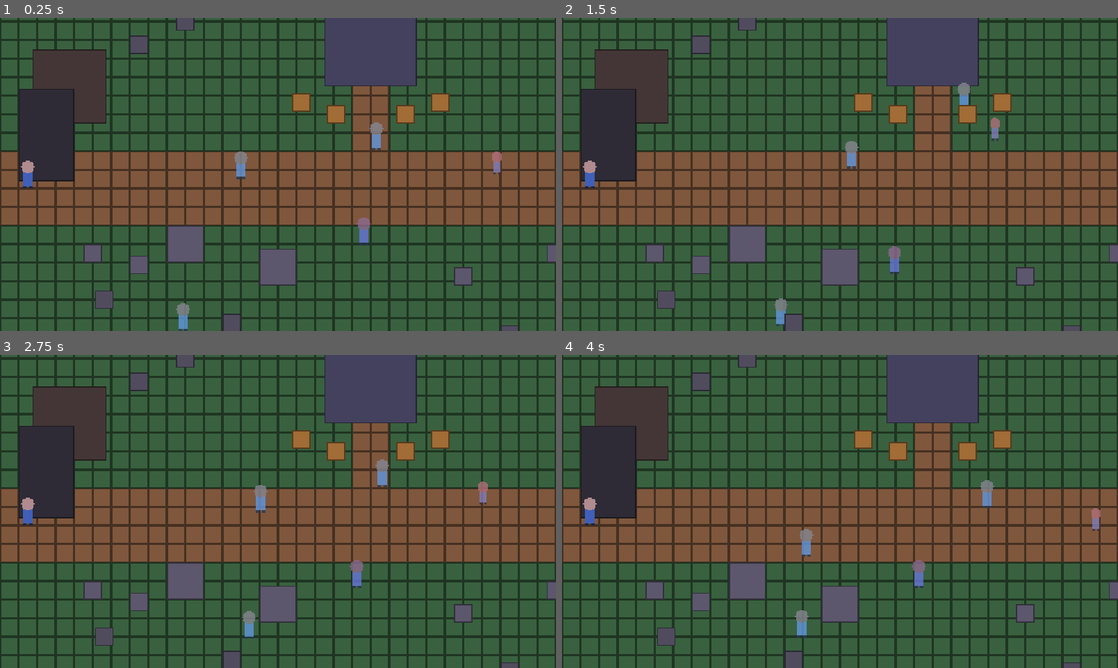
Above: before the commit, frames 1-4 (two rows, left to right).
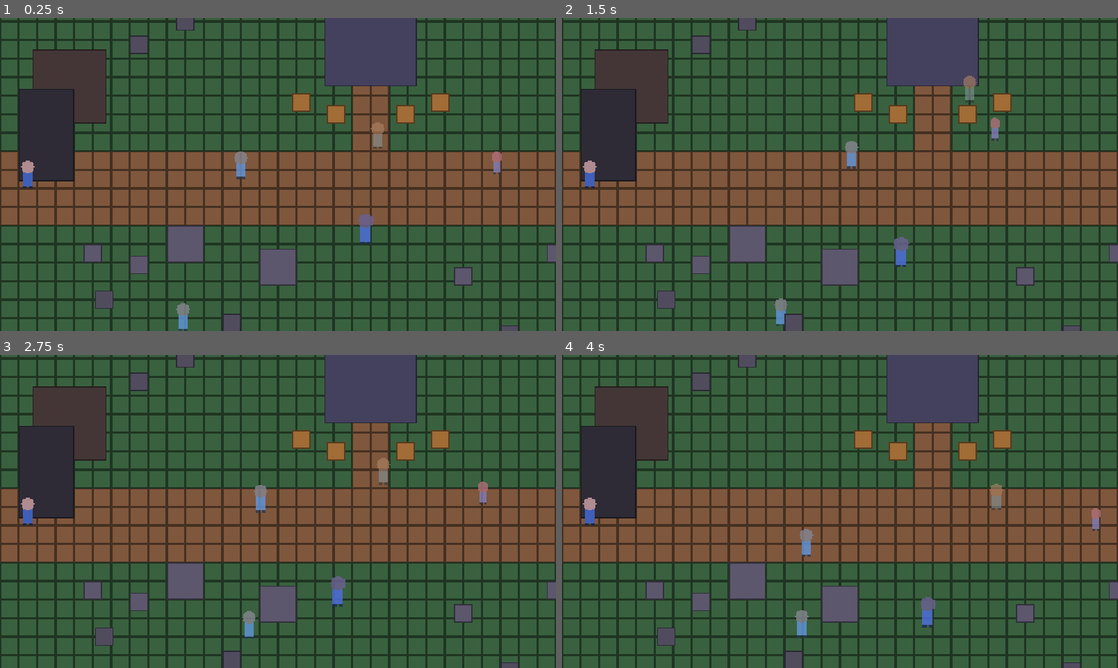
Above: after the commit, the same moments.

Repository: DoctorStrangeSH/ECHOES-OF-THE-VEIL
Game: Godot game, scene res://scenes/locations/abbey_ruins.tscn
The game is run twice, just before and just after one commit, with the same random seed, the same clock (stepped at 60 frames per second) and the same inputs. This scene is started directly instead of the project's main scene.
Inputs (mouse positions are in pixels of both pictures, inside the frame that each line leads up to):
- Up to frame 1 (0.25 s): no input
- Up to frame 2 (1.5 s): tap Enter (ui_accept) at 0.5, 0.77 s; move the mouse to (962, 158) at 0.52 s; hold D (move_right) 0.53-1.28 s; hold J (attack) 0.53-1.28 s; click (962, 158) at 0.67 s; tap K (dodge) at 0.8, 1.35 s; move the mouse to (728, 190) at 1.27 s; hold S (move_down) from 1.28 s (still down)
- Up to frame 3 (2.75 s): tap Enter (ui_accept) at 1.52 s; tap T (wait) at 1.55 s; move the mouse to (333, 442) at 2.02 s; release S (move_down) at 2.03 s; hold D (move_right) from 2.03 s (still down); hold T (wait) from 2.03 s (still down); tap J (attack) at 2.3 s
- Up to frame 4 (4 s): move the mouse to (812, 574) at 2.77 s; release D (move_right) at 2.78 s; release T (wait) at 2.78 s; hold W (move_up) 2.78-3.53 s; tap Q (ability) at 2.85 s; click (812, 574) at 2.92 s; tap Enter (ui_accept) at 3.02, 3.77 s; tap K (dodge) at 3.05 s; move the mouse to (1006, 558) at 3.52 s; hold A (move_left) from 3.53 s (still down); hold J (attack) from 3.53 s (still down); tap T (wait) at 3.8 s

The runs differ from the first frame. In frame 1, 0.3% of the frame differs, in the area x 64-70%, y 33-73%; in frame 2, 0.5%; in frame 3, 0.5%; in frame 4, 0.6%, in the area x 62-80%, y 40-88%.

Commit message:
R4b: five new kinds of echo, behaviour traits as data
Warden (guard), Doubled (split), Flicker (blink), Caller (summon) and
Sitter (mend, resists the Lantern Flash). Traits combine in enemies.json;
a toast teaches each kind on first sight. Placed in the Salt Tunnels, the
abbey, the Drowned Ford and expedition pools.

Co-Authored-By: Claude Opus 5.5 <noreply@anthropic.com>
Claude-Session: https://claude.ai/code/session_01MWkFZ7Z2CbQkcrDH1rQ54Y

Diff:
--- a/data/enemies/enemies.json
+++ b/data/enemies/enemies.json
@@ -1,6 +1,174 @@
 {
- "_doc": "Echo enemy variants used by EchoEnemy (scenes set  …(160 unchanged characters)…  of lunging. Add more in enemies_*.json.",
- "hollow": {"name": "ENEMY_HOLLOW", "max_health": 3, "move_speed": 34, "chase_speed": 52, "lunge_speed": 190, "windup_time": 0.55, "attack_range": 26, "scale": 1.0, "tint": [0.75, 0.95, 1.0, 0.82], "resonance": 2, "damage": 1},
- "clinger": {"name": "ENEMY_CLINGER", "max_health": 1, "move_speed": 50, "chase_speed": 78, "lunge_speed": 230, "windup_time": 0.3, "attack_range": 22, "scale": 0.8, "tint": [1.0, 0.8, 0.85, 0.8], "resonance": 1, "damage": 1},
- "wailer": {"name": "ENEMY_WAILER", "max_health": 2, "move_speed": 30, "chase_speed": 40, "lunge_speed": 0, "windup_time": 0.7, "attack_range": 110, "scale": 1.0, "tint": [0.8, 0.75, 1.0, 0.8], "resonance": 2, "damage": 1, "ranged": true}
+ "_doc": "Echo enemy variants used by EchoEnemy (scenes set  …(160 unchanged characters)…  of lunging. Add more in enemies_*.json. Traits (R4b): guard (frontal block of light hits), split {variant,count}, blink (steps behind the player), summon {variant,every,max}, mend {every,radius,amount}, resist_stun.",
+ "hollow": {
+  "name": "ENEMY_HOLLOW",
+  "max_health": 3,
+  "move_speed": 34,
+  "chase_speed": 52,
+  "lunge_speed": 190,
+  "windup_time": 0.55,
+  "attack_range": 26,
+  "scale": 1.0,
+  "tint": [
+   0.75,
+   0.95,
+   1.0,
+   0.82
+  ],
+  "resonance": 2,
+  "damage": 1
+ },
+ "clinger": {
+  "name": "ENEMY_CLINGER",
+  "max_health": 1,
+  "move_speed": 50,
+  "chase_speed": 78,
+  "lunge_speed": 230,
+  "windup_time": 0.3,
+  "attack_range": 22,
+  "scale": 0.8,
+  "tint": [
+   1.0,
+   0.8,
+   0.85,
+   0.8
+  ],
+  "resonance": 1,
+  "damage": 1
+ },
+ "wailer": {
+  "name": "ENEMY_WAILER",
+  "max_health": 2,
+  "move_speed": 30,
+  "chase_speed": 40,
+  "lunge_speed": 0,
+  "windup_time": 0.7,
+  "attack_range": 110,
+  "scale": 1.0,
+  "tint": [
+   0.8,
+   0.75,
+   1.0,
+   0.8
+  ],
+  "resonance": 2,
+  "damage": 1,
+  "ranged": true
+ },
+ "warden": {
+  "name": "ENEMY_WARDEN",
+  "max_health": 5,
+  "move_speed": 26,
+  "chase_speed": 40,
+  "lunge_speed": 170,
+  "windup_time": 0.8,
+  "attack_range": 28,
+  "scale": 1.25,
+  "tint": [
+   0.7,
+   0.78,
+   0.9,
+   0.9
+  ],
+  "resonance": 4,
+  "damage": 2,
+  "guard": true,
+  "drop_chance": 0.2,
+  "hint": "ENEMY_WARDEN_HINT"
+ },
+ "doubled": {
+  "name": "ENEMY_DOUBLED",
+  "max_health": 3,
+  "move_speed": 36,
+  "chase_speed": 56,
+  "lunge_speed": 200,
+  "windup_time": 0.5,
+  "attack_range": 26,
+  "scale": 1.05,
+  "tint": [
+   0.95,
+   0.75,
+   1.0,
+   0.8
+  ],
+  "resonance": 2,
+  "damage": 1,
+  "split": {
+   "variant": "clinger",
+   "count": 2
+  },
+  "hint": "ENEMY_DOUBLED_HINT"
+ },
+ "flicker": {
+  "name": "ENEMY_FLICKER",
+  "max_health": 2,
+  "move_speed": 40,
+  "chase_speed": 55,
+  "lunge_speed": 220,
+  "windup_time": 0.5,
+  "attack_range": 70,
+  "scale": 0.95,
+  "tint": [
+   1.0,
+   0.95,
+   0.7,
+   0.6
+  ],
+  "resonance": 3,
+  "damage": 1,
+  "blink": true,
+  "hint": "ENEMY_FLICKER_HINT"
+ },
+ "caller": {
+  "name": "ENEMY_CALLER",
+  "max_health": 3,
+  "move_speed": 28,
+  "chase_speed": 36,
+  "lunge_speed": 0,
+  "windup_time": 0.9,
+  "attack_range": 120,
+  "scale": 1.0,
+  "tint": [
+   1.0,
+   0.85,
+   0.7,
+   0.8
+  ],
+  "resonance": 3,
+  "damage": 1,
+  "ranged": true,
+  "summon": {
+   "variant": "clinger",
+   "every": 6.0,
+   "max": 2
+  },
+  "sheet": "modern_exteriors/Modern_Exteriors_16x16/Character_Generator_Addons_16x16/Body_10_Ghost_Green_16x16.png",
+  "hint": "ENEMY_CALLER_HINT"
+ },
+ "mourner": {
+  "name": "ENEMY_MOURNER",
+  "max_health": 4,
+  "move_speed": 24,
+  "chase_speed": 34,
+  "lunge_speed": 160,
+  "windup_time": 0.75,
+  "attack_range": 26,
+  "scale": 1.1,
+  "tint": [
+   0.6,
+   0.7,
+   1.0,
+   0.85
+  ],
+  "resonance": 4,
+  "damage": 1,
+  "mend": {
+   "every": 4.0,
+   "radius": 90.0,
+   "amount": 1
+  },
+  "resist_stun": true,
+  "sheet": "modern_exteriors/Modern_Exteriors_16x16/Character_Generator_Addons_16x16/Body_10_Ghost_Green_16x16.png",
+  "hint": "ENEMY_MOURNER_HINT"
+ }
 }
--- a/data/expeditions/sites.json
+++ b/data/expeditions/sites.json
@@ -11,7 +11,8 @@
   ],
   "enemies": [
    "hollow",
-   "clinger"
+   "clinger",
+   "mourner"
   ],
   "rooms": [
    {
@@ -108,7 +109,8 @@
   ],
   "enemies": [
    "hollow",
-   "wailer"
+   "wailer",
+   "doubled"
   ],
   "rooms": [
    {
@@ -205,7 +207,8 @@
   ],
   "enemies": [
    "clinger",
-   "wailer"
+   "wailer",
+   "flicker"
   ],
   "rooms": [
    {
@@ -305,7 +308,9 @@
   "enemies": [
    "hollow",
    "wailer",
-   "clinger"
+   "clinger",
+   "warden",
+   "caller"
   ],
   "rooms": [
    {
--- /dev/null
+++ b/data/localization/r4_enemies.json
@@ -0,0 +1,46 @@
+{
+  "ENEMY_WARDEN": {
+    "en": "Warden",
+    "ru": "Страж"
+  },
+  "ENEMY_DOUBLED": {
+    "en": "Doubled",
+    "ru": "Двойник"
+  },
+  "ENEMY_FLICKER": {
+    "en": "Flicker",
+    "ru": "Мерцающий"
+  },
+  "ENEMY_CALLER": {
+    "en": "Caller",
+    "ru": "Зовущая"
+  },
+  "ENEMY_MOURNER": {
+    "en": "Sitter",
+    "ru": "Сиделка"
+  },
+  "ENEMY_WARDEN_HINT": {
+    "en": "light blows glance off its front. Strike from the side, from behind, or hard",
+    "ru": "лёгкие удары спереди отскакивают. Бейте сбоку, со спины или тяжёлым оружием"
+  },
+  "ENEMY_DOUBLED_HINT": {
+    "en": "it comes apart into two when it falls. Keep room to move",
+    "ru": "падая, распадается надвое. Оставьте себе место для манёвра"
+  },
+  "ENEMY_FLICKER_HINT": {
+    "en": "when it glows, it steps out of the air behind you. Dodge as the glow fades",
+    "ru": "когда засветится, шагнёт из воздуха вам за спину. Уходите рывком, как только свет погаснет"
+  },
+  "ENEMY_CALLER_HINT": {
+    "en": "it keeps calling small echoes to its side. Reach it first",
+    "ru": "всё время зовёт к себе мелких эхо. Сначала доберитесь до неё"
+  },
+  "ENEMY_MOURNER_HINT": {
+    "en": "it heals the echoes around it, and the Lantern Flash doesn't stop it. Finish it first",
+    "ru": "лечит эхо вокруг себя, и вспышка фонаря её не останавливает. Сначала — её"
+  },
+  "COMBAT_GUARDED": {
+    "en": "guarded",
+    "ru": "отбито"
+  }
+}
--- a/data/regions/abbey_ruins.json
+++ b/data/regions/abbey_ruins.json
@@ -483,7 +483,7 @@
    "id": "abbey_3",
    "x": 320,
    "y": 300,
-   "variant": "wailer"
+   "variant": "mourner"
   },
   {
    "kind": "enemy",
@@ -507,7 +507,7 @@
    "id": "abbey_6",
    "x": 320,
    "y": 230,
-   "variant": "hollow"
+   "variant": "flicker"
   },
   {
    "kind": "encounter",
--- a/data/regions/drowned_ford.json
+++ b/data/regions/drowned_ford.json
@@ -529,7 +529,7 @@
    "id": "ford_3",
    "x": 470,
    "y": 236,
-   "variant": "wailer"
+   "variant": "caller"
   },
   {
    "kind": "enemy",
@@ -537,7 +537,7 @@
    "id": "ford_4",
    "x": 560,
    "y": 262,
-   "variant": "hollow"
+   "variant": "doubled"
   },
   {
    "kind": "enemy",
--- a/data/regions/salt_gallery.json
+++ b/data/regions/salt_gallery.json
@@ -342,7 +342,7 @@
    "id": "salt_gal_2",
    "x": 260,
    "y": 180,
-   "variant": "hollow"
+   "variant": "flicker"
   },
   {
    "kind": "enemy",
--- a/data/regions/salt_stair.json
+++ b/data/regions/salt_stair.json
@@ -336,7 +336,7 @@
    "id": "salt_hub_2",
    "x": 140,
    "y": 170,
-   "variant": "hollow"
+   "variant": "doubled"
   },
   {
    "kind": "encounter",
--- a/data/regions/salt_tally.json
+++ b/data/regions/salt_tally.json
@@ -364,7 +364,7 @@
    "id": "salt_tal_1",
    "x": 200,
    "y": 160,
-   "variant": "hollow"
+   "variant": "warden"
   },
   {
    "kind": "enemy",
@@ -380,7 +380,7 @@
    "id": "salt_tal_3",
    "x": 400,
    "y": 190,
-   "variant": "wailer"
+   "variant": "caller"
   },
   {
    "kind": "enemy",
--- a/scenes/locations/abbey_ruins.tscn
+++ b/scenes/locations/abbey_ruins.tscn
@@ -291,7 +291,7 @@
 [node name="Echo3" parent="Entities" instance=ExtResource("12_enemy")]
 position = Vector2(320, 300)
 enemy_id = &"abbey_3"
-variant = "wailer"
+variant = "mourner"
 
 [node name="Echo4" parent="Entities" instance=ExtResource("12_enemy")]
 position = Vector2(150, 380)
@@ -306,7 +306,7 @@
 [node name="Echo6" parent="Entities" instance=ExtResource("12_enemy")]
 position = Vector2(320, 230)
 enemy_id = &"abbey_6"
-variant = "hollow"
+variant = "flicker"
 
 [node name="Encounter" type="Node" parent="."]
 script = ExtResource("13_encounter")
--- a/scenes/locations/drowned_ford.tscn
+++ b/scenes/locations/drowned_ford.tscn
@@ -624,12 +624,12 @@
 [node name="Echo3" parent="Entities" instance=ExtResource("12_enemy")]
 position = Vector2(470, 236)
 enemy_id = &"ford_3"
-variant = "wailer"
+variant = "caller"
 
 [node name="Echo4" parent="Entities" instance=ExtResource("12_enemy")]
 position = Vector2(560, 262)
 enemy_id = &"ford_4"
-variant = "hollow"
+variant = "doubled"
 
 [node name="Echo5" parent="Entities" instance=ExtResource("12_enemy")]
 position = Vector2(620, 360)
--- a/scenes/locations/salt_gallery.tscn
+++ b/scenes/locations/salt_gallery.tscn
@@ -227,7 +227,7 @@
 [node name="Echo2" parent="Entities" instance=ExtResource("12_enemy")]
 position = Vector2(260, 180)
 enemy_id = &"salt_gal_2"
-variant = "hollow"
+variant = "flicker"
 
 [node name="Echo3" parent="Entities" instance=ExtResource("12_enemy")]
 position = Vector2(150, 130)
--- a/scenes/locations/salt_stair.tscn
+++ b/scenes/locations/salt_stair.tscn
@@ -230,7 +230,7 @@
 [node name="Echo2" parent="Entities" instance=ExtResource("12_enemy")]
 position = Vector2(140, 170)
 enemy_id = &"salt_hub_2"
-variant = "hollow"
+variant = "doubled"
 
 [node name="Encounter" type="Node" parent="."]
 script = ExtResource("13_encounter")
--- a/scenes/locations/salt_tally.tscn
+++ b/scenes/locations/salt_tally.tscn
@@ -236,7 +236,7 @@
 [node name="Echo1" parent="Entities" instance=ExtResource("12_enemy")]
 position = Vector2(200, 160)
 enemy_id = &"salt_tal_1"
-variant = "hollow"
+variant = "warden"
 
 [node name="Echo2" parent="Entities" instance=ExtResource("12_enemy")]
 position = Vector2(320, 130)
@@ -246,7 +246,7 @@
 [node name="Echo3" parent="Entities" instance=ExtResource("12_enemy")]
 position = Vector2(400, 190)
 enemy_id = &"salt_tal_3"
-variant = "wailer"
+variant = "caller"
 
 [node name="Echo4" parent="Entities" instance=ExtResource("12_enemy")]
 position = Vector2(460, 160)
--- a/scripts/combat/combat_fx.gd
+++ b/scripts/combat/combat_fx.gd
@@ -21,10 +21,15 @@
 
 ## Rising number above a hit. `parent` should be the location (world space).
 static func damage_number(parent: Node, at: Vector2, amount: int, color: Color = Color(1, 0.95, 0.8)) -> void:
+	text_pop(parent, at, str(amount), color)
+
+
+## A short floating word above a spot (damage numbers, "guarded").
+static func text_pop(parent: Node, at: Vector2, text: String, color: Color = Color(1, 0.95, 0.8)) -> void:
 	if parent == null:
 		return
 	var l := Label.new()
-	l.text = str(amount)
+	l.text = text
 	l.add_theme_font_size_override("font_size", 8)
 	l.add_theme_color_override("font_color", color)
 	l.add_theme_color_override("font_outline_color", Color.BLACK)
--- a/scripts/combat/echo_enemy.gd
+++ b/scripts/combat/echo_enemy.gd
@@ -5,6 +5,14 @@
 ##   hollow  - steady melee lunger (3 HP)
 ##   clinger - small, fast, fragile, short wind-up (1 HP)
 ##   wailer  - keeps its distance and throws memory shards (2 HP)
+## Behaviour traits (R4b, D-083), any variant may combine them:
+##   guard         - turns aside light hits (damage 1) from the front; strike
+##                   from the side or behind, or hit hard
+##   split         - {"variant", "count"}: comes apart into smaller echoes
+##   blink         - ends its wind-up by stepping out of the air behind you
+##   summon        - {"variant", "every", "max"}: calls more echoes while it lives
+##   mend          - {"every", "radius", "amount"}: heals the echoes around it
+##   resist_stun   - the Lantern Flash does not stop it
 ## Readable state machine: drift -> chase -> wind-up (clear glow telegraph) ->
 ## lunge/shoot -> recover. Hit flash, knockback, stun from the Lantern Flash.
 ## Stays defeated once beaten (flag "defeated.<enemy_id>"). Drops Resonance.
@@ -28,6 +36,8 @@
 @export var recover_time: float = 0.6
 ## Chance to drop a consumable on defeat.
 @export var item_drop_chance: float = 0.12
+## -1: use the variant's resonance; spawned echoes (split, summon) drop none.
+var resonance_drop_override := -1
 
 var state: State = State.DRIFT
 var health: Health
@@ -43,6 +53,14 @@
 var _slow_until := 0.0
 var contact_damage := 1
 var sheet := SHEET
+var guard := false
+var split: Dictionary = {}
+var blink := false
+var summon: Dictionary = {}
+var mend: Dictionary = {}
+var resist_stun := false
+var _summoned: Array[EchoEnemy] = []
+var _trait_timer := 0.0
 
 var _timer := 0.0
 var _lunge_dir := Vector2.ZERO
@@ -87,6 +105,8 @@
 	hurt.add_child(_rect_shape(Vector2(12, 18), Vector2(0, -9)))
 	add_child(hurt)
 	hurt.hit.connect(_on_hit)
+	hurt.modifier = _modify_damage
+	hurt.blocked.connect(_on_blocked)
 
 	_hitbox = Hitbox.new()
 	_hitbox.team = &"enemy"
@@ -119,13 +139,20 @@
 	windup_time = float(v["windup_time"])
 	attack_range = float(v["attack_range"])
 	ranged = bool(v.get("ranged", false))
-	resonance_drop = int(v["resonance"])
+	resonance_drop = int(v["resonance"]) if resonance_drop_override < 0 else resonance_drop_override
 	var t: Array = v.get("tint", [1, 1, 1, 1])
 	base_tint = Color(float(t[0]), float(t[1]), float(t[2]), float(t[3]))
 	contact_damage = int(v.get("damage", 1))
 	sheet = String(v.get("sheet", SHEET))
 	item_drop_chance = float(v.get("drop_chance", item_drop_chance))
 	sprite.scale = Vector2.ONE * float(v["scale"])
+	guard = bool(v.get("guard", false))
+	split = v.get("split", {})
+	blink = bool(v.get("blink", false))
+	summon = v.get("summon", {})
+	mend = v.get("mend", {})
+	resist_stun = bool(v.get("resist_stun", false))
+	_trait_timer = float(summon.get("every", mend.get("every", 0.0))) * 0.5
 
 
 func _physics_process(delta: float) -> void:
@@ -138,6 +165,8 @@
 	var desired := Vector2.ZERO
 	var blocked := GameState.is_player_locked() or SceneFlow.is_transitioning
 
+	if state in [State.CHASE, State.RECOVER] and not blocked:
+		_tick_traits(delta)
 	match state:
 		State.DRIFT:
 			desired = _drift_dir * move_speed
@@ -145,6 +174,7 @@
 				_pick_drift()
 			if player != null and dist < sight_range and not blocked:
 				state = State.CHASE
+				_announce()
 		State.CHASE:
 			if player == null or dist > sight_range * 1.5 or blocked:
 				state = State.DRIFT
@@ -172,6 +202,8 @@
 					state = State.RECOVER
 					_timer = recover_time + 1.2
 				else:
+					if blink:
+						_blink_behind(player)
 					state = State.LUNGE
 					_timer = lunge_time
 					_hit_this_lunge = false
@@ -218,6 +250,9 @@
 func stun(seconds: float) -> void:
 	if state == State.DEAD:
 		return
+	if resist_stun:
+		_flash = 0.08
+		return
 	state = State.STUNNED
 	_timer = seconds
 	_hitbox.position = Vector2.ZERO
@@ -271,11 +306,18 @@
 	collision_mask = 0
 	if enemy_id != &"":
 		GameState.set_flag(StringName("defeated.%s" % enemy_id), true)
-	remove_from_group(&"echo_enemy")
+	if split.is_empty():
+		remove_from_group(&"echo_enemy")
+	else:
+		# Stay counted until the pieces are in the room, so an encounter
+		# does not clear between the two.
+		remove_from_group.call_deferred(&"echo_enemy")
 	Progression.add_xp(Progression.XP_ENEMY)
 	Party.note_kill()
 	Sfx.play(&"enemy_death")
 	_drop_rewards()
+	if not split.is_empty():
+		_split_apart()
 	var t := create_tween()
 	t.set_parallel(true)
 	t.tween_property(self, "modulate:a", 0.0, 0.6)
@@ -295,6 +337,114 @@
 		get_parent().add_child.call_deferred(mote)
 
 
+## The first time the player meets a new kind of echo, a line on how to
+## fight it (variants with a "hint").
+func _announce() -> void:
+	var v: Dictionary = variants().get(StringName(variant), {})
+	if not v.has("hint"):
+		return
+	var f := StringName("seen.enemy." + variant)
+	if GameState.has_flag(f):
+		return
+	GameState.set_flag(f, true)
+	EventHub.toast_requested.emit("%s: %s" % [tr(String(v.get("name", ""))), tr(String(v["hint"]))])
+
+
+## Guard: light hits from the side it faces glance off.
+func _modify_damage(damage: int, from_position: Vector2) -> int:
+	if not guard or damage >= 2 or state in [State.STUNNED, State.DEAD]:
+		return damage
+	var facing := _facing_vector()
+	var from := (from_position - global_position).normalized()
+	return 0 if from.dot(facing) > 0.35 else damage
+
+
+func _facing_vector() -> Vector2:
+	match _dir:
+		LayeredCharacterSprite.Dir.UP:
+			return Vector2.UP
+		LayeredCharacterSprite.Dir.LEFT:
+			return Vector2.LEFT
+		LayeredCharacterSprite.Dir.RIGHT:
+			return Vector2.RIGHT
+	return Vector2.DOWN
+
+
+func _on_blocked(from_position: Vector2) -> void:
+	_knockback = (global_position - from_position).normalized() * 40.0
+	_flash = 0.04
+	Sfx.play(&"stamp", 0.15, -6.0)
+	CombatFx.text_pop(get_parent(), global_position, tr("COMBAT_GUARDED"))
+
+
+func _tick_traits(delta: float) -> void:
+	if summon.is_empty() and mend.is_empty():
+		return
+	_trait_timer -= delta
+	if _trait_timer > 0.0:
+		return
+	if not summon.is_empty():
+		_trait_timer = float(summon.get("every", 6.0))
+		_summoned = _summoned.filter(func(e: EchoEnemy) -> bool: return is_instance_valid(e) and e.state != State.DEAD)
+		if _summoned.size() < int(summon.get("max", 2)):
+			var e := _spawn_echo(String(summon.get("variant", "clinger")), global_position + Vector2.from_angle(randf() * TAU) * 18.0)
+			if e != null:
+				_summoned.append(e)
+				Sfx.play(&"stamp_warn", 0.15, -8.0)
+	if not mend.is_empty():
+		_trait_timer = float(mend.get("every", 4.0))
+		var r := float(mend.get("radius", 90.0))
+		var healed := false
+		for n in get_tree().get_nodes_in_group(&"echo_enemy"):
+			var o := n as EchoEnemy
+			if o == self or o.health == null or o.health.is_dead():
+				continue
+			if o.global_position.distance_to(global_position) < r and o.health.health < o.health.max_health:
+				o.health.heal(int(mend.get("amount", 1)))
+				o._flash = 0.1
+				healed = true
+		if healed:
+			CombatFx.flash_ring(get_parent(), global_position, r, Color(0.6, 0.8, 1.0, 0.5))
+
+
+func _split_apart() -> void:
+	var n := int(split.get("count", 2))
+	for i in n:
+		var off := Vector2.from_angle(TAU * i / n + randf() * 0.5) * 14.0
+		var e := _spawn_echo(String(split.get("variant", "clinger")), global_position + off)
+		if e != null:
+			e._knockback = off.normalized() * 120.0
+
+
+func _spawn_echo(v: String, at: Vector2) -> EchoEnemy:
+	if get_parent() == null:
+		return null
+	var e: EchoEnemy = load("res://scenes/combat/echo_enemy.tscn").instantiate()
+	e.variant = v
+	e.resonance_drop_override = 0
+	e.position = (get_parent() as Node2D).to_local(at) if get_parent() is Node2D else at
+	get_parent().add_child.call_deferred(e)
+	return e
+
+
+## Blink: the wind-up ends with the echo stepping out of the air behind you.
+func _blink_behind(player: Node2D) -> void:
+	if player == null:
+		return
+	var away := (player.global_position - global_position).normalized()
+	var target := player.global_position + away * 26.0
+	var q := PhysicsPointQueryParameters2D.new()
+	q.position = target
+	q.collision_mask = 1
+	if not get_world_2d().direct_space_state.intersect_point(q, 1).is_empty():
+		return
+	CombatFx.flash_ring(get_parent(), global_position, 14.0, Color(1, 1, 0.8, 0.6))
+	global_position = target
+	_lunge_dir = (player.global_position - target).normalized()
+	_dir = LayeredCharacterSprite.dir_from_vector(_lunge_dir, _dir)
+	Sfx.play(&"dodge", 0.1, -6.0)
+
+
 static func _rect_shape(size: Vector2, offset: Vector2) -> CollisionShape2D:
 	var s := CollisionShape2D.new()
 	var r := RectangleShape2D.new()
--- a/scripts/combat/hurtbox.gd
+++ b/scripts/combat/hurtbox.gd
@@ -8,8 +8,12 @@
 @export var health_path: NodePath
 
 signal hit(damage: int, from_position: Vector2, knockback: float)
+## A hit that landed but did no damage (a guard turned it aside).
+signal blocked(from_position: Vector2)
 
 var health: Health
+## Optional (damage, from_position) -> int: the owner may reduce a hit.
+var modifier: Callable
 
 
 func _ready() -> void:
@@ -24,6 +28,11 @@
 func receive(damage: int, from_position: Vector2, knockback: float) -> bool:
 	if team == &"player":
 		damage = GameState.incoming_damage(damage)
+	if modifier.is_valid():
+		damage = int(modifier.call(damage, from_position))
+		if damage <= 0:
+			blocked.emit(from_position)
+			return true
 	if health != null and not health.take_damage(damage, from_position):
 		return false
 	hit.emit(damage, from_position, knockback)
--- a/tests/test_runner.gd
+++ b/tests/test_runner.gd
@@ -693,6 +693,66 @@
 
 
 # --- M7: campaign -------------------------------------------------------------------
+
+func test_echo_traits() -> void:
+	var scene := load("res://scenes/combat/echo_enemy.tscn") as PackedScene
+	var room := Node2D.new()
+	add_child(room)
+	# Guard: a light hit from the front glances off, from behind it lands.
+	var w := scene.instantiate() as EchoEnemy
+	w.variant = "warden"
+	room.add_child(w)
+	check(w.guard and w.max_health >= 5, "the Warden guards and is tough")
+	w._dir = LayeredCharacterSprite.Dir.DOWN
+	check(w._modify_damage(1, w.global_position + Vector2(0, 30)) == 0, "a light hit from the front is turned aside")
+	check(w._modify_damage(1, w.global_position + Vector2(0, -30)) == 1, "from behind it lands")
+	check(w._modify_damage(2, w.global_position + Vector2(0, 30)) == 2, "a heavy hit goes through the guard")
+	# Resist stun.
+	var m := scene.instantiate() as EchoEnemy
+	m.variant = "mourner"
+	m.position = Vector2(40, 0)
+	room.add_child(m)
+	m.stun(2.0)
+	check(m.state != EchoEnemy.State.STUNNED, "the Sitter ignores the Lantern Flash")
+	# Mend heals a hurt neighbour.
+	w.health.take_damage(2, Vector2.ZERO)
+	var before := w.health.health
+	m.state = EchoEnemy.State.CHASE
+	m._trait_timer = 0.0
+	m._tick_traits(0.1)
+	check(w.health.health == before + 1, "the Sitter mends the echoes around it")
+	# Split: a Doubled comes apart into two clingers that drop nothing.
+	var d := scene.instantiate() as EchoEnemy
+	d.variant = "doubled"
+	d.position = Vector2(-40, 0)
+	room.add_child(d)
+	var count := func() -> int:
+		var n := 0
+		for c in room.get_children():
+			if c is EchoEnemy and (c as EchoEnemy).variant == "clinger":
+				n += 1
+		return n
+	d.health.take_damage(99, Vector2.ZERO)
+	await get_tree().process_frame
+	await get_tree().process_frame
+	check(count.call() == 2, "the Doubled comes apart in two")
+	for c in room.get_children():
+		if c is EchoEnemy and (c as EchoEnemy).variant == "clinger":
+			check((c as EchoEnemy).resonance_drop == 0, "pieces drop no resonance")
+	# Summon: the Caller calls a clinger, up to its limit.
+	var k := scene.instantiate() as EchoEnemy
+	k.variant = "caller"
+	room.add_child(k)
+	k.state = EchoEnemy.State.CHASE
+	for i in 4:
+		k._trait_timer = 0.0
+		k._tick_traits(0.1)
+		await get_tree().process_frame
+	check(k._summoned.size() == 2, "the Caller calls no more than two")
+	check(EchoEnemy.variants().get(&"flicker", {}).get("blink", false), "the Flicker blinks")
+	room.queue_free()
+	await get_tree().process_frame
+
 
 func test_campaign_acts_start_in_order() -> void:
 	GameState.reset_for_new_game()
Not shown, changed: docs/DECISIONS.md
Not shown, changed: docs/production/roadmap-2.0.ru.md
